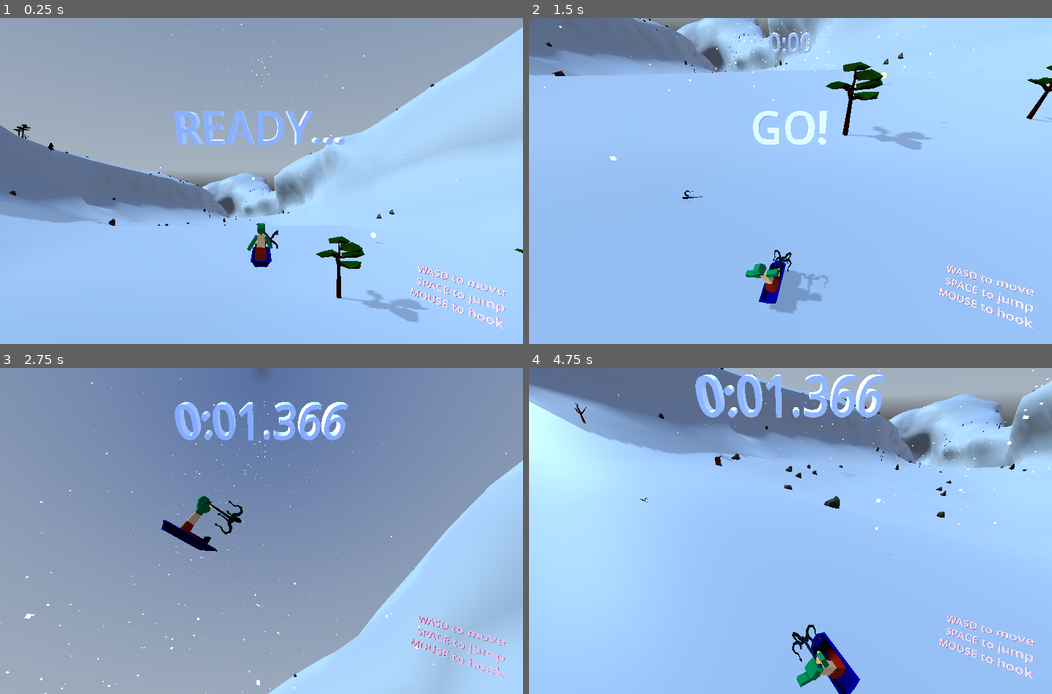
Above: before the commit, frames 1-4 (two rows, left to right).
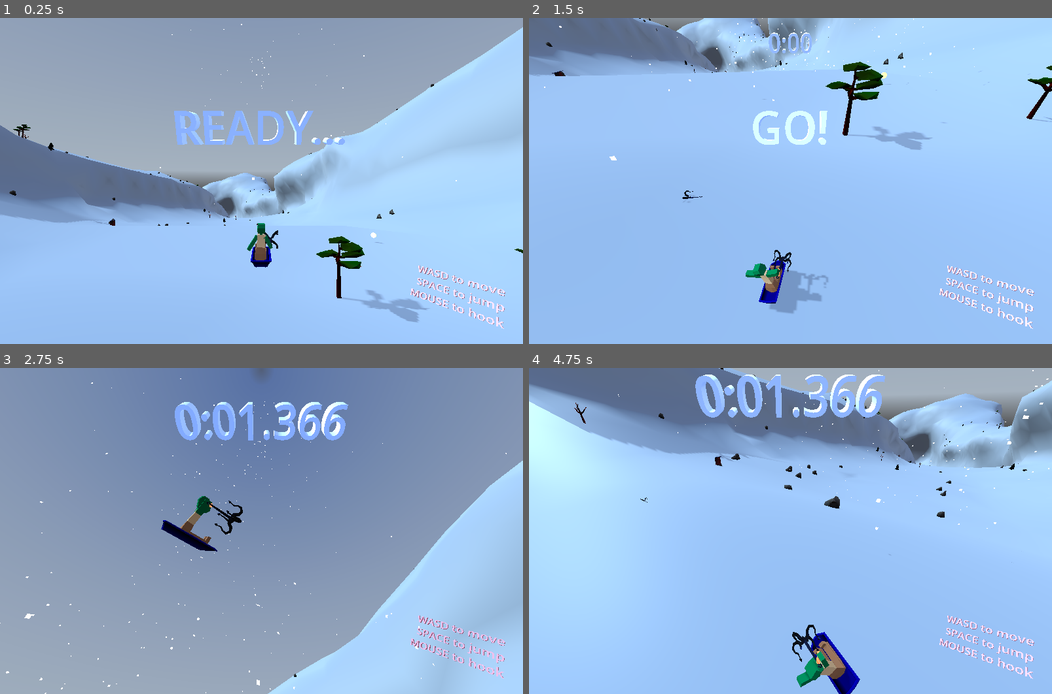
Above: after the commit, the same moments.

Repository: tokkoro/ggj24-sled
Game: Godot game, scene res://tomi_testaa/level_loader_scene.tscn
Two runs of this game, one before a commit and one after it. Both use one fixed random seed, a clock stepped at 60 frames per second and the inputs below. A sky picture missing from this copy of the repository is replaced by a grey-blue gradient.
Inputs (mouse positions are in pixels of both pictures, inside the frame that each line leads up to):
- Up to frame 1 (0.25 s): no input
- Up to frame 2 (1.5 s): tap Enter at 0.5 s; move the mouse to (905, 164) at 0.52 s; hold Right (turn_right) 0.53-1.28 s; tap Down (break) at 0.6 s; click (905, 164) at 0.67 s; tap Space (jump) at 0.77 s; move the mouse to (685, 197) at 1.27 s; hold Left (turn_left) from 1.28 s (still down); tap Shift at 1.35 s
- Up to frame 3 (2.75 s): tap Space (jump) at 1.52 s; move the mouse to (313, 459) at 2.02 s; release Left (turn_left) at 2.03 s; hold Right (turn_right) from 2.03 s (still down); tap G at 2.1 s
- Up to frame 4 (4.75 s): move the mouse to (764, 596) at 2.77 s; release Right (turn_right) at 2.78 s; hold Up (accelerate) 2.78-3.53 s; tap Ctrl at 2.85 s; click (764, 596) at 2.92 s; tap Space (jump) at 3.02, 3.77, 4.52 s; move the mouse to (947, 579) at 3.52 s; hold Left (turn_left) from 3.53 s (still down); tap 1 at 3.6 s; move the mouse to (633, 482) at 4.27 s; tap 2 at 4.35 s

The runs differ from the first frame. In frame 1, less than 0.1% of the frame differs, in the area x 4-60%, y 34-75%; in frame 2, 0.1%; in frame 3, 0.1%; in frame 4, 0.3%, in the area x 8-81%, y 10-100%.

Commit message:
show timer on 3rd level

Diff:
--- a/godot_project/tomi_testaa/TheGame.gd
+++ b/godot_project/tomi_testaa/TheGame.gd
@@ -71,7 +71,7 @@
 		previous_timer_second += 1
 		# make run clock
 		var time_str = get_time_str(s)
-		if s < 0 or level_loader.current_level >= level_loader.level_count:
+		if s < 0 or level_loader.current_level > level_loader.level_count:
 			time_str = ""
 		if not run_ended:
 			var text_mesh: TextMesh = time_label.mesh
